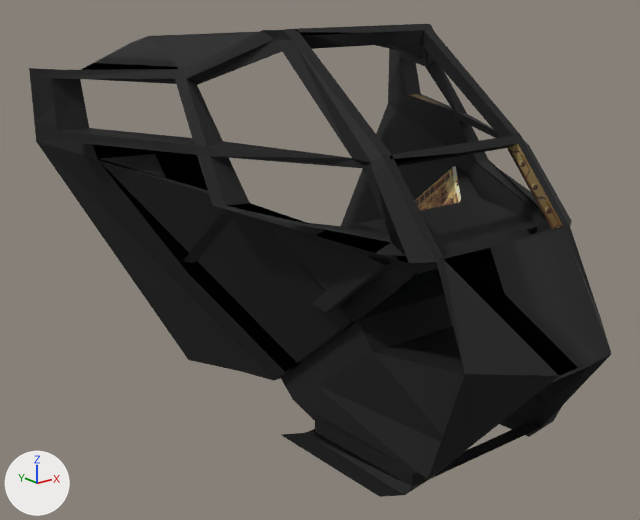
Before and after pictures for a commit that changed the OBJ model assets/meshes/blueCockpit.obj.
Camera for both pictures: a 50 mm camera at (-5.17, -6.39, 1.31) aimed at (-0.46, -0.5, -1.05). Lighting does not change. The marker at lower left points along +X, +Y and +Z. Where no turn or scale is listed for an object, it has been applied to the vertices.
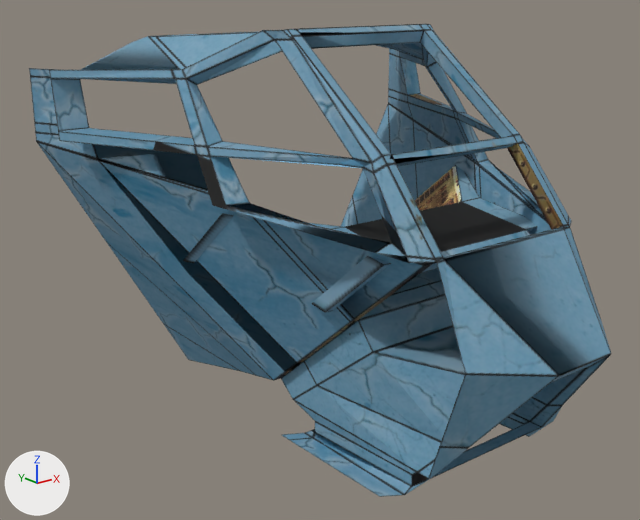
The change in detail:
Picture 'blueCockpit.png' (img_bluecockpit_png) is new.
Material 'Material' (mat_material) changes its picture from img_cockpitmk3j_png to img_bluecockpit_png.

Boxes (x1, y1, x2, y2) around the edits, measured in the pictures (640 x 520 px):
'Cube', surface changed (black to blue)
    both: (29, 24, 612, 497)
